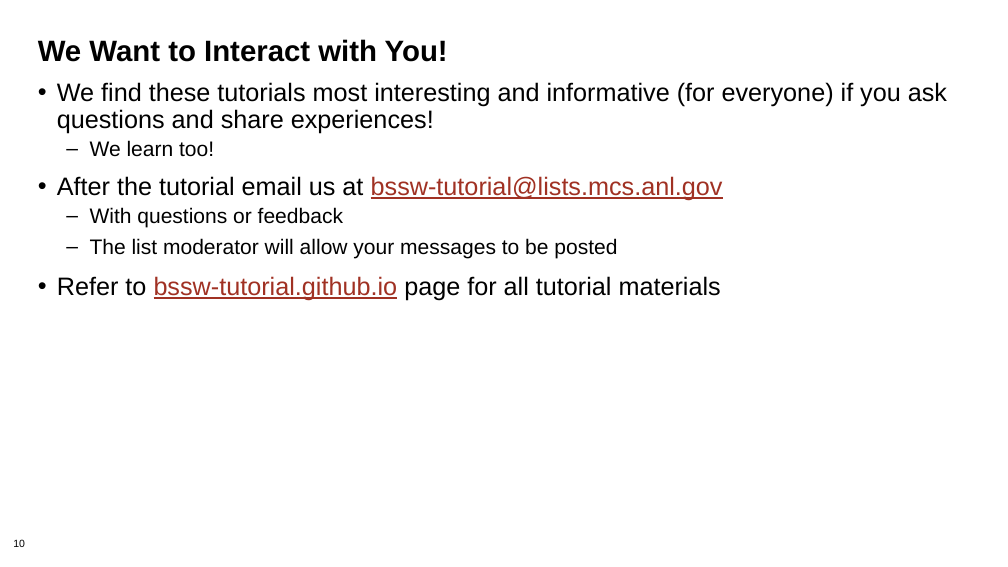
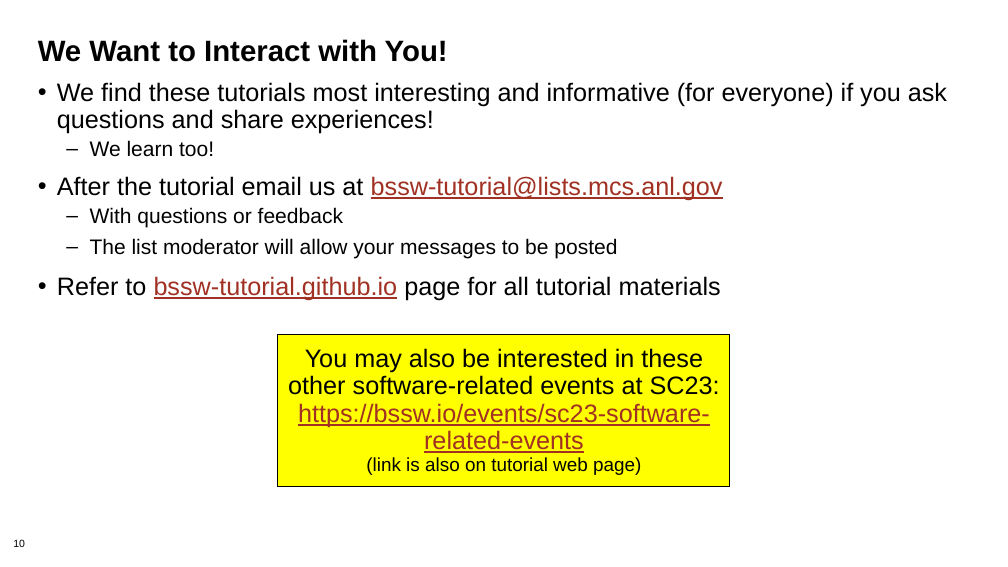
Before and after one commit to bssw-tutorial/presentations, a slide deck: slide 10 of intro.pptx. Drawn at 1008x567 pixels with LibreOffice and Linux fonts; fonts in the diff are those of the drawing; background and template pictures are left out. Boxes give left, top, right and bottom in pixels: in the first picture for what was removed or moved away, otherwise in the second. Text is boxed around its words. In the diff, an @@ line names an element or a change of style, - is before the commit and + after.

```diff
--- a/intro.pptx
+++ b/intro.pptx
@@ rectangle added at [278, 334, 730, 487], fill #FFFF00, outline #000000 0.75 pt, 24 pt, text #000000 @@
+You may also be interested in these other software-related events at SC23: https://bssw.io/events/sc23-software-related-events
+(link is also on tutorial web page)
```
Also in this commit, not shown: 3 other slides changed, 1 slide added, 1 other file.
